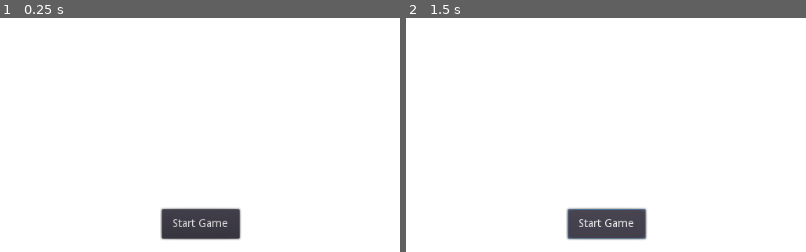
Above: before the commit, frames 1-2 (left to right).
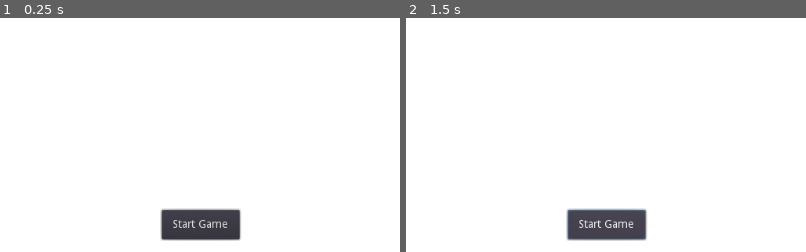
Above: after the commit, the same moments.

Repository: JoyAbrian/Face-It-to-Win-It
Game: Godot game, scene res://Menu/Menu.tscn
Two runs of this game, one before a commit and one after it. Both use one fixed random seed, a clock stepped at 60 frames per second and the inputs below. The project has no main scene, so this scene is started directly.
Inputs:
- Up to frame 1 (0.25 s): no input
- Up to frame 2 (1.5 s): click "Start Game" at 0.5 s; click "Start Game" at 1.25 s
The pictures show only the part of the screen within x 26-76%, y 50-100%; the shares and areas given below are measured in that part.

The runs differ from the first frame. In frame 1, 0.6% of the frame differs, in the area x 40-60%, y 81-96%; in frame 2, 0.7%.

Commit message:
menu screen

Diff:
--- a/Menu/Menu.tscn
+++ b/Menu/Menu.tscn
@@ -8,7 +8,13 @@
 
 [node name="Button" type="Button" parent="."]
 margin_left = 477.0
-margin_top = 545.0
+margin_top = 546.0
 margin_right = 577.0
-margin_bottom = 583.0
+margin_bottom = 584.0
 text = "Start Game"
+
+[node name="Camera" type="TextureRect" parent="."]
+margin_left = 115.0
+margin_top = 97.0
+margin_right = 938.0
+margin_bottom = 534.0
